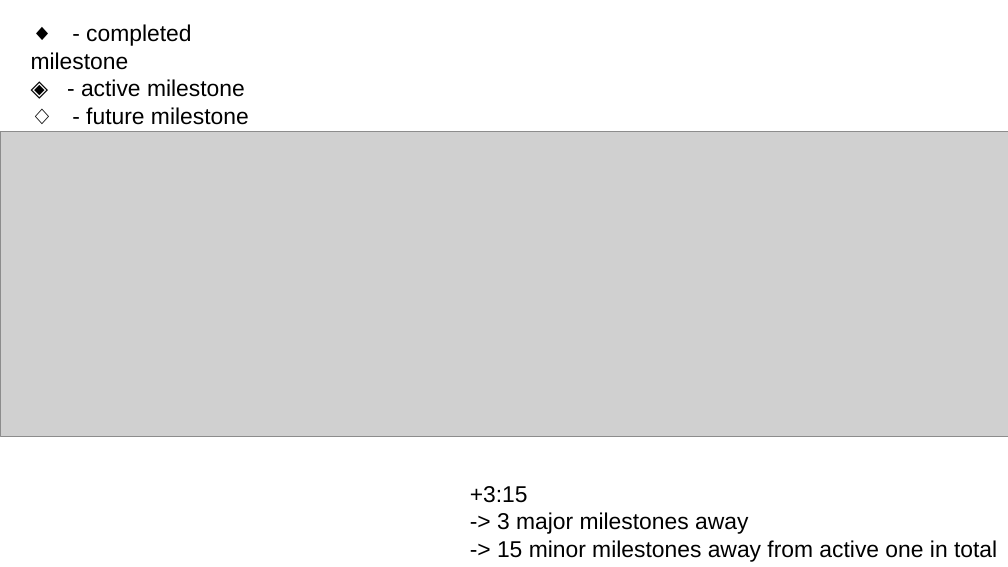
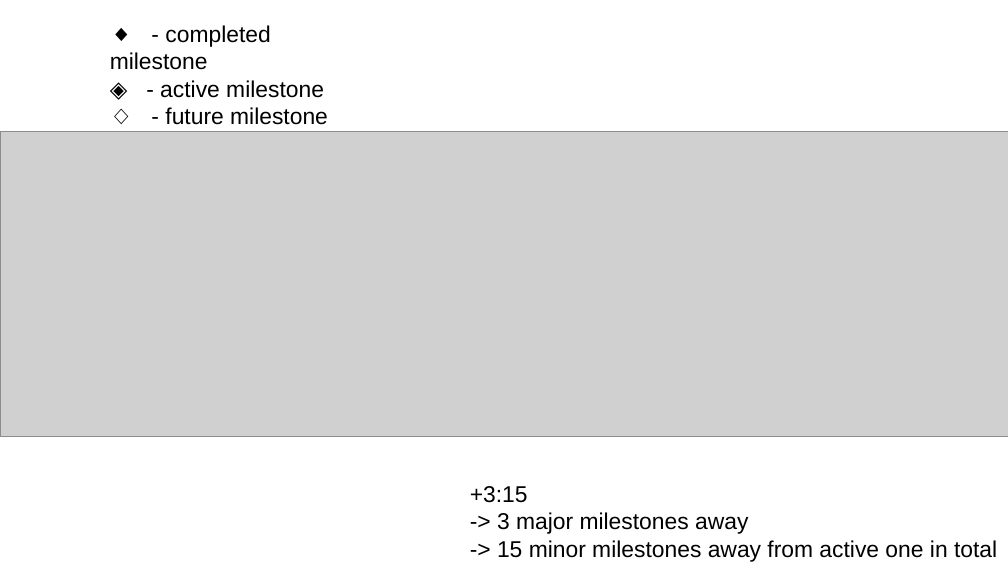
Before and after one commit to skriticos/nelia1, a slide deck: slide 17 of video/nelia1-presentation.odp (slide 9 before the commit). Drawn at 1008x567 pixels with LibreOffice and Linux fonts; fonts in the diff are those of the drawing; grey boxes stand for pictures. Boxes give left, top, right and bottom in pixels: in the first picture for what was removed or moved away, otherwise in the second. Text is boxed around its words. In the diff, an @@ line names an element or a change of style, - is before the commit and + after.

```diff
--- a/video/nelia1-presentation.odp
+++ b/video/nelia1-presentation.odp
@@ text "◆ - completed milestone": place and size @@
-text "◆ - completed milestone" at <box>31,24,249,125</box>
+text "◆ - completed milestone" at <box>110,25,328,125</box>
```
Also in this commit, not shown: 2 other slides changed, 13 slides added, 5 slides removed.
